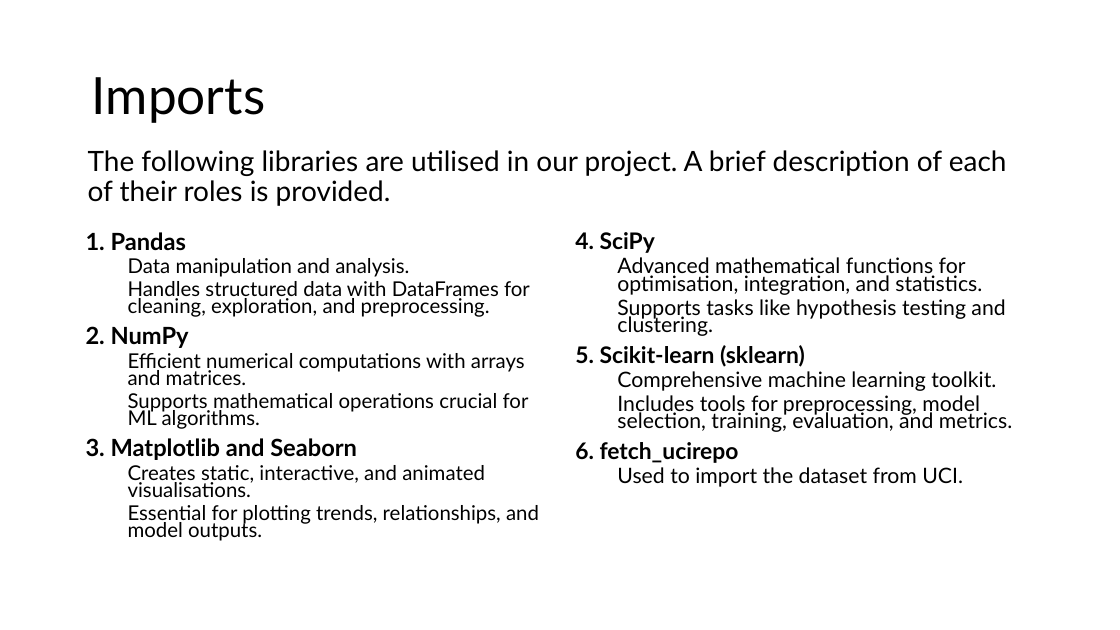
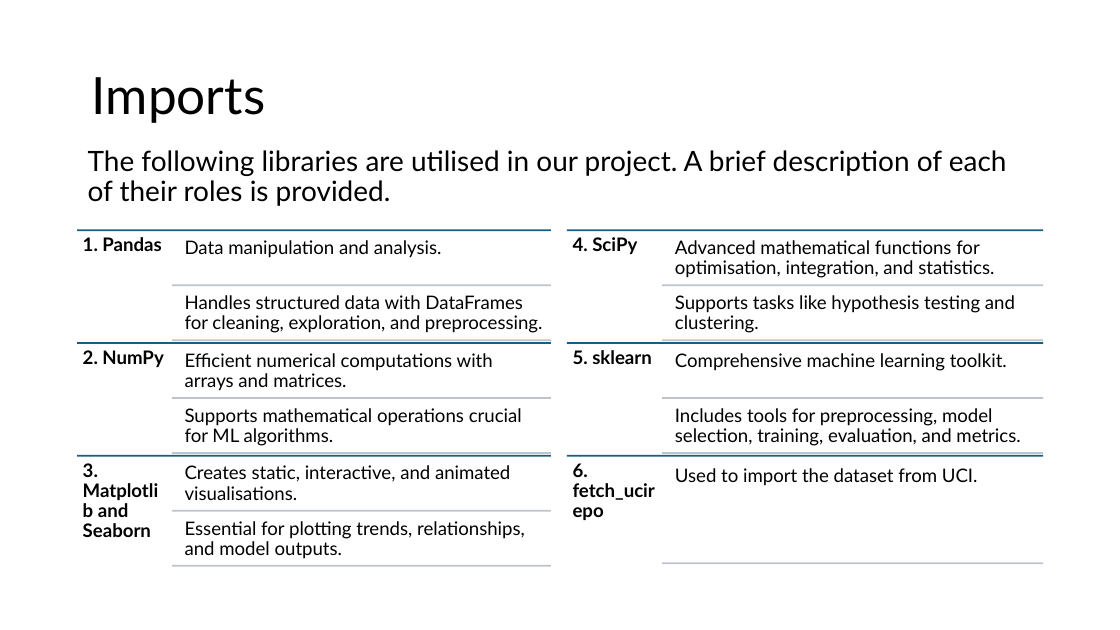
Before and after one commit to yusiGM/StrykerAI2024, a slide deck: slide 13 of SubmissionResources/StrykerSubmissionppt.pptx. Drawn at 1120x630 pixels with LibreOffice and Linux fonts; fonts in the diff are those of the drawing. Boxes give left, top, right and bottom in pixels: in the first picture for what was removed or moved away, otherwise in the second. Text is boxed around its words. In the diff, an @@ line names an element or a change of style, - is before the commit and + after.

```diff
--- a/SubmissionResources/StrykerSubmissionppt.pptx
+++ b/SubmissionResources/StrykerSubmissionppt.pptx
@@ text removed at box(86, 232, 539, 541) @@
-1. Pandas
-  Data manipulation and analysis.
-  Handles structured data with DataFrames for cleaning, exploration, and preprocessing.
-2. NumPy
-  Efficient numerical computations with arrays and matrices.
-  Supports mathematical operations crucial for ML algorithms.
-3. Matplotlib and Seaborn
-  Creates static, interactive, and animated visualisations.
-  Essential for plotting trends, relationships, and model outputs.
@@ text removed at box(575, 232, 1012, 487) @@
-4. SciPy
-  Advanced mathematical functions for optimisation, integration, and statistics.
-  Supports tasks like hypothesis testing and clustering.
-5. Scikit-learn (sklearn)
-  Comprehensive machine learning toolkit.
-  Includes tools for preprocessing, model selection, training, evaluation, and metrics.
-6. fetch_ucirepo
-  Used to import the dataset from UCI.
@@ group added at box(77, 230, 551, 566): 9 lines, 9 texts @@
+1. Pandas
+Data manipulation and analysis.
+Handles structured data with DataFrames for cleaning, exploration, and preprocessing.
+2. NumPy
+Efficient numerical computations with arrays and matrices.
+Supports mathematical operations crucial for ML algorithms.
+3. Matplotlib and Seaborn
+Creates static, interactive, and animated visualisations.
+Essential for plotting trends, relationships, and model outputs.
@@ group added at box(567, 230, 1044, 563): 8 lines, 8 texts @@
+4. SciPy
+Advanced mathematical functions for optimisation, integration, and statistics.
+Supports tasks like hypothesis testing and clustering.
+5. sklearn
+Comprehensive machine learning toolkit.
+Includes tools for preprocessing, model selection, training, evaluation, and metrics.
+6. fetch_ucirepo
+Used to import the dataset from UCI.
```
Also in this commit, not shown: 35 other slides changed, 18 slides added, 5 slides removed.
